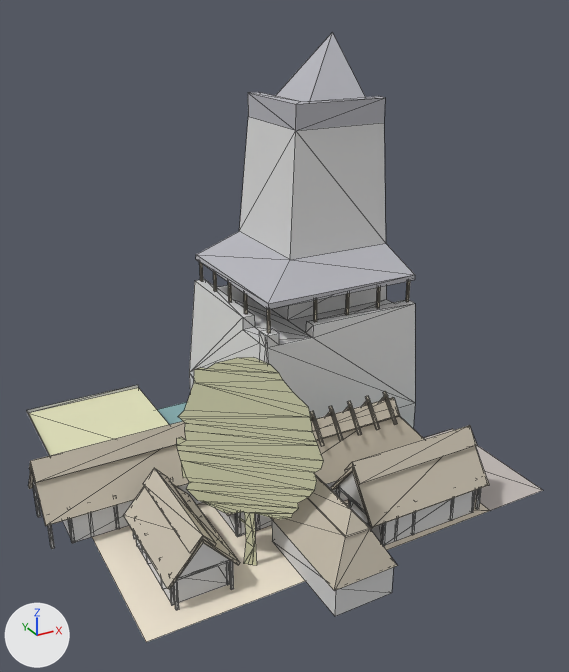
An edit to the OBJ model assets/stl_export/wcr1.obj, drawn before and after from the same camera.
One viewpoint serves both versions: a camera (50 mm lens) standing at (-24.3, -47.8, 33.0) and looking at (0.0, -3.7, 11.0). Lighting does not change. The marker at lower left points along +X, +Y and +Z. The first picture is the older version. Mesh edges are drawn as thin lines. Where no turn or scale is listed for an object, it has been applied to the vertices. Vertices at exactly the same position are counted once.

Before the edit, the objects in view are built like this:
```python
mat_castleroof = principled_material('castleRoof')
mat_castleroof.base_color = (0.471, 0.471, 0.51)  # grey #b7b7bd
mat_castleroof.roughness = 1.0
mat_cortyard = principled_material('cortyard')
mat_cortyard.base_color = (0.878, 0.792, 0.651)  # pale yellow #f1e6d3
mat_cortyard.roughness = 1.0
mat_straw = principled_material('straw')
mat_straw.base_color = (0.569, 0.514, 0.42)  # light grey #c7bead
mat_straw.roughness = 1.0
me_wcr1 = bpy.data.meshes.new('wcr1')
me_wcr1.from_pydata(...)  # 997 vertices, 1523 faces; spans x -17.8..15.0, y -18.5..15.0, z -3.0..29.6
# faces by material slot: [34, 876, 522, 2, 2, 17, 70]
me_wcr1.materials.append(mat_castleroof)  # grey #b7b7bd
me_wcr1.materials.append(mat_default)  # light grey #dadada
me_wcr1.materials.append(mat_straw)  # light grey #c7bead
me_wcr1.materials.append(mat_water)  # greyish cyan #88afb1
me_wcr1.materials.append(mat_road)  # light grey #c2bab6
me_wcr1.materials.append(mat_cortyard)  # pale yellow #f1e6d3
me_wcr1.materials.append(mat_w)  # beige #e2e2bc
ob_wcr1 = bpy.data.objects.new('wcr1', me_wcr1)
ob_wcr1.location = (0.0, 0.0, 0.0)
```
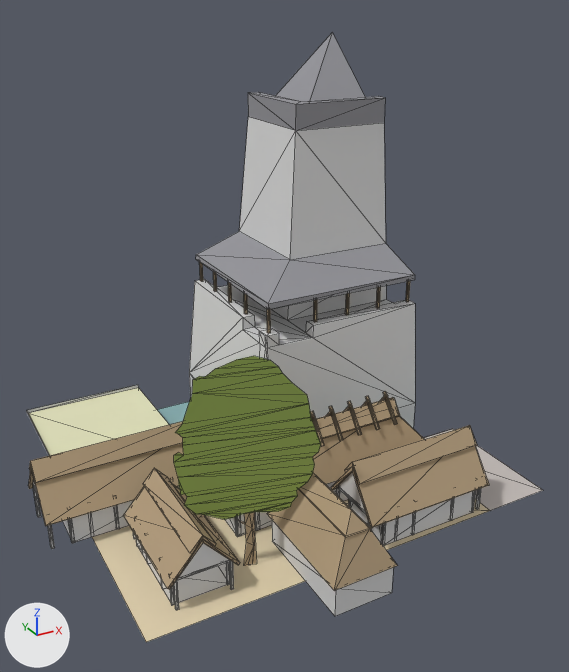
What changed in the scene script:
```text
Change mat_castleroof:
    mat_castleroof.base_color: (0.471, 0.471, 0.51) -> (0.294, 0.294, 0.318)  # grey #b7b7bd -> grey #949499
Change mat_straw:
    mat_straw.base_color: (0.569, 0.514, 0.42) -> (0.447, 0.333, 0.204)  # light grey #c7bead -> beige #b29c7d
Change mat_cortyard:
    mat_cortyard.base_color: (0.878, 0.792, 0.651) -> (0.757, 0.639, 0.427)  # pale yellow #f1e6d3 -> beige #e2d1af
Add mat_tree:
    mat_tree = principled_material('tree')
    mat_tree.base_color = (0.294, 0.4, 0.0902)  # green #94aa55
    mat_tree.roughness = 1.0
Change me_wcr1:
    where me_wcr1.from_pydata(...)  # 997 vertices, 1523 faces; spans x -17.8..15.0, y -18.5..15.0, z -3.0..29.6
    used by ob_wcr1; location = (0.0, 0.0, 0.0)
    me_wcr1 part 1: 73 of 997 vertices moved; they spanned x -15.0..15.0, y -15.0..0.2, z 0.0..14.4 and now span x -15.0..15.0, y -15.0..15.0, z -3.0..14.4; mean shift (0.3, 0.3, 0.0); largest move (-8.3, -11.1, 3.7) -> (15.0, 15.0, -3.0)
    me_wcr1 part 2
    me_wcr1.vertices[923].co: (15.0, 15.0, -3.0) -> (-6.9, -12.1, 0.0)  # not seen -> pixel (252, 564)
    me_wcr1 part 3: 1 face spanning x -7.5..-6.8, y -12.1..-11.9, z 0.0..1.8 switches from mat_cortyard (pale yellow #f1e6d3) to mat_straw (beige #b29c7d)
    me_wcr1 part 4: 2 faces spanning x -7.7..-7.1, y -12.0..-11.9, z 3.1..3.9 switch from mat_w (beige #e2e2bc) to mat_straw (beige #b29c7d)
    me_wcr1 part 5: 1 face spanning x -15.0, y -0.2..0.2, z 0.0..1.2 switches from mat_w (beige #e2e2bc) to mat_cortyard (beige #e2d1af)
    me_wcr1 part 6: 21 faces spanning x -11.3..-2.7, y -13.1..-10.9, z 3.7..14.4 switch from mat_w (beige #e2e2bc) to mat_tree (green #94aa55)
```

What differs and where, as boxes [x1, y1, x2, y2] in the pictures (569 x 672 px; the box of a moved part takes in the faces that stretch with it):
'wcr1', recoloured, reshaped
    both: [27, 33, 543, 642]
part 1 of me_wcr1, moved or reshaped
    before: [92, 367, 543, 642]
    after: [92, 360, 543, 642]
part 2 of me_wcr1, moved or reshaped
    before: [157, 402, 187, 425]
    after: [249, 543, 257, 565]
part 3 of me_wcr1, recoloured
    after: [244, 543, 254, 565]
part 4 of me_wcr1, recoloured
    before: [269, 513, 287, 519]
    after: [240, 513, 249, 524]
part 5 of me_wcr1, recoloured
    before: [190, 489, 308, 503]
part 6 of me_wcr1, recoloured
    before: [178, 357, 323, 564]
    after: [175, 356, 321, 520]
